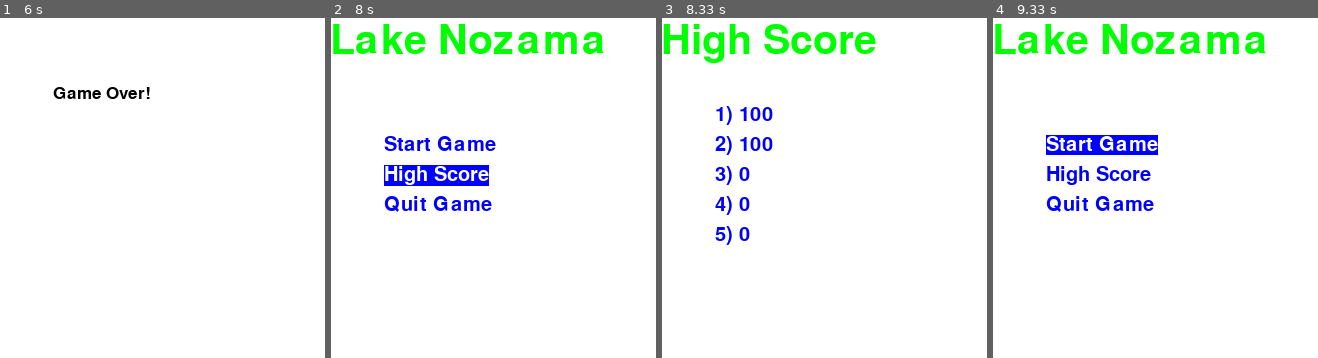
Above: before the commit, frames 1-4 (left to right).
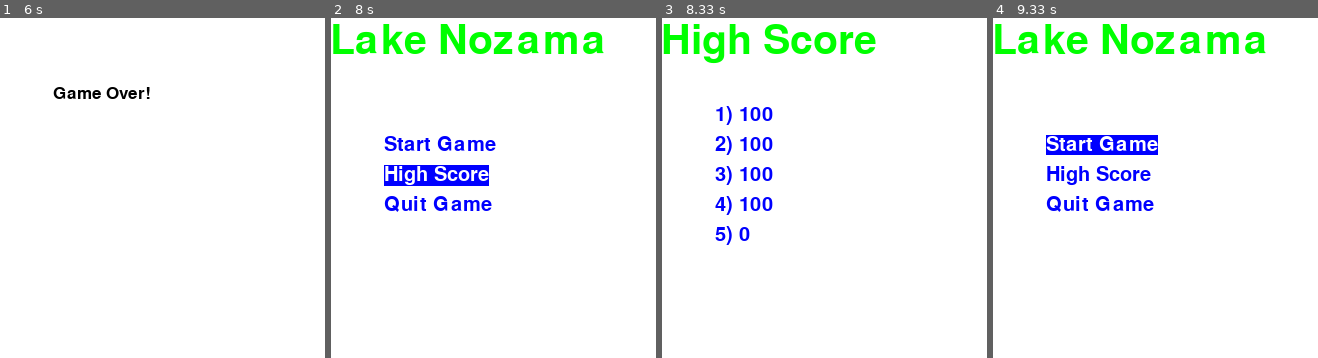
Above: after the commit, the same moments.

Repository: SumuduKMadushanka/Lake_Nozama_pygame_Game
Game: pygame game, started from Lake_Nozama.py
The game is run twice, just before and just after one commit, with the same random seed, the same clock (stepped at 60 frames per second) and the same inputs.
Inputs:
- Up to frame 1 (6 s): tap Enter at 0.33 s; hold Up 0.67-1.13 s
- Up to frame 2 (8 s): hold Down 7.65-7.95 s; tap Enter at 7.98 s
- Up to frame 3 (8.33 s): tap Enter at 8.32 s
- Up to frame 4 (9.33 s): hold Up 8.65-9.02 s; hold Down from 9.05 s (still down)
The pictures show only the part of the screen within x 25-75%, y 23-73%; the shares and areas given below are measured in that part.

Frames 1-2 are identical in both runs. In frame 3, 0.6% of the frame differs, in the area x 23-35%, y 43-57%; in frame 4, nothing differs.

Commit message:
Change Display Functions

Diff:
--- a/display_functions.py
+++ b/display_functions.py
@@ -88,16 +88,16 @@
     pygame.display.update()
 
 # Display pop up messages
-def display_special_messages(msg):
+def display_popup_messages(msg):
     dis.fill(white)
     message(dis, head_font_size, msg, black, white, width//3, height//3)
     pygame.display.update()
     sleep(1)
     pygame.event.clear()
 
-# Display Normal messages (In a given block)
-def display_normal_messages(msg, x, y):
-    message(dis, normal_font_size, msg, black, white, x, y)
+# Display map objects in given location box
+def display_map_objects(obj, x, y):
+    message(dis, normal_font_size, obj, black, white, x, y)
     pygame.display.update()
 
 # Quit pygame
--- a/fish.py
+++ b/fish.py
@@ -1,7 +1,7 @@
 ## Created by : Sumudu Madushanka
 ## Last update : 8/16/2020
 
-from display_functions import display_special_messages
+from display_functions import display_popup_messages
 
 class Fish:
     def __init__(self, name):
@@ -23,7 +23,7 @@
     def stealBinocular(self, player):
         if player.hasBinocular():
             player.stolenBinocular()
-            display_special_messages(f"Theif Fish stole {player.getName()}\'s Binocular")
+            display_popup_messages(f"Theif Fish stole {player.getName()}\'s Binocular")
 
     def attack(self, player):
         self.stealBinocular(player)
@@ -34,7 +34,7 @@
 
     def eatFins(self, player):
         player.eatenFins()
-        display_special_messages(f"Rubber Eating Fish ate {player.getName()}\'s Fins")
+        display_popup_messages(f"Rubber Eating Fish ate {player.getName()}\'s Fins")
 
     def attack(self, player):
         self.eatFins(player)
@@ -49,7 +49,7 @@
 
     def attack(self, player):
         player.attacked(self.__damage)
-        display_special_messages(f"Danger Fish attacked {player.getName()}")
+        display_popup_messages(f"Danger Fish attacked {player.getName()}")
 
 class KillerFish(Fish):
     def __init__(self):
@@ -60,4 +60,4 @@
 
     def attack(self, player):
         self.kill(player)
-        display_special_messages(f"Killer Fish killed {player.getName()}")
+        display_popup_messages(f"Killer Fish killed {player.getName()}")
--- a/flower.py
+++ b/flower.py
@@ -1,7 +1,7 @@
 ## Created by : Sumudu Madushanka
 ## Last update : 8/16/2020
 
-from display_functions import display_special_messages
+from display_functions import display_popup_messages
 
 class Flower:
     def __init__(self, name):
@@ -37,7 +37,7 @@
 
     def attack(self, player):
         player.attacked(self.__damage)
-        display_special_messages(f"Danger Flower attacked {player.getName()}")
+        display_popup_messages(f"Danger Flower attacked {player.getName()}")
 
 class KillerFlower(Flower):
     def __init__(self):
@@ -48,4 +48,4 @@
 
     def attack(self, player):
         self.kill(player)
-        display_special_messages(f"Killer Flower killed {player.getName()}")
+        display_popup_messages(f"Killer Flower killed {player.getName()}")
--- a/game_functions.py
+++ b/game_functions.py
@@ -8,7 +8,7 @@
 from flower import Flower, LotusFlower, DangerFlower, KillerFlower
 from fish import Fish, TheifFish, RubberEatingFish, DangerFish, KillerFish
 from player import Player
-from display_functions import display_high_score, draw_initial_display, display_normal_messages, display_special_messages
+from display_functions import display_high_score, draw_initial_display, display_map_objects, display_popup_messages
 from time import sleep
 from random import randint
 
@@ -128,9 +128,9 @@
             break
 
     if place < 6:
-        display_special_messages(f"High score: {score}")
+        display_popup_messages(f"High score: {score}")
     else:
-        display_special_messages(f"Your score: {score}")
+        display_popup_messages(f"Your score: {score}")
 
     high_score_file = open(score_file_name, "w")
     json.dump(high_score_dict, high_score_file, indent = 4)
@@ -220,16 +220,16 @@
                 has_lotus = player_1.useBinocular()
                 for key in around.keys():
                     if has_lotus[key]:
-                        display_normal_messages(f"{MAP.getCordinate(around[key][0], around[key][1]).getObject().getName()}", (block_size * around[key][0]) + 20, (block_size * (len_y - around[key][1] - 1)) + 5 + 30)
+                        display_map_objects(f"{MAP.getCordinate(around[key][0], around[key][1]).getObject().getName()}", (block_size * around[key][0]) + 20, (block_size * (len_y - around[key][1] - 1)) + 5 + 30)
 
             if not (MAP.getCordinate(tr_x, tr_y).hasObject() and isinstance(MAP.getCordinate(tr_x, tr_y).getObject(), Treasure)):
                 game_over = True
             elif player_1.getHealth() == 0:
-                display_special_messages(f"{player_1.getName()} Died")
+                display_popup_messages(f"{player_1.getName()} Died")
                 draw_initial_display(MAP, player_1, len_x, len_y, discoverd)
                 game_over = True
             elif player_1.hasFins() == False:
-                display_special_messages(f"{player_1.getName()} Lost his Fins")
+                display_popup_messages(f"{player_1.getName()} Lost his Fins")
                 draw_initial_display(MAP, player_1, len_x, len_y, discoverd)
                 game_over = True
             cell_updated = True
@@ -239,9 +239,9 @@
     for i in range(len_x):
         for j in range(len_y):
             if MAP.getCordinate(i, j).hasObject():
-                display_normal_messages(f"{MAP.getCordinate(i, j).getObject().getName()}", (block_size * i) + 20, (block_size * (len_y - j - 1)) + 5 + 30)
+                display_map_objects(f"{MAP.getCordinate(i, j).getObject().getName()}", (block_size * i) + 20, (block_size * (len_y - j - 1)) + 5 + 30)
     sleep(quiting_time)
     if player_1.hasTreasure():
         score = player_1.getHealth()
         update_high_score(score)
-    display_special_messages(f"Game Over!")
+    display_popup_messages(f"Game Over!")
--- a/high_score.json
+++ b/high_score.json
@@ -2,8 +2,8 @@
     "high score": [
         100,
         100,
-        0,
-        0,
+        100,
+        100,
         0
     ]
 }
--- a/player.py
+++ b/player.py
@@ -3,7 +3,7 @@
 
 from instrument import Fin, Binocular
 from flower import LotusFlower
-from display_functions import display_special_messages
+from display_functions import display_popup_messages
 
 class Player:
     __map = None
@@ -90,7 +90,7 @@
             petal_taken = min(100 - self.__health, lotus_flower.getPetals())
             self.__health += petal_taken
             lotus_flower.pluckPetals(petal_taken)
-            display_special_messages(f"{self.getName()} pluck {petal_taken} Lotus Petals")
+            display_popup_messages(f"{self.getName()} pluck {petal_taken} Lotus Petals")
 
     def useBinocular(self):
         return self.__binocular.serchAround(Player.__map, self.__cordinate)
--- a/treasure.py
+++ b/treasure.py
@@ -1,7 +1,7 @@
 ## Created by : Sumudu Madushanka
 ## Last update : 8/16/2020
 
-from display_functions import display_special_messages
+from display_functions import display_popup_messages
 
 class Treasure:
     def __init__(self):
@@ -20,8 +20,8 @@
     def takenTreasure(self, winner):
         self.__winner = winner
         self.__cordinate.removeObject()
-        display_special_messages(f"{self.__winner.getName()} take the Treasure")
-        display_special_messages(f"{self.__winner.getName()} Won the Game")
+        display_popup_messages(f"{self.__winner.getName()} take the Treasure")
+        display_popup_messages(f"{self.__winner.getName()} Won the Game")
 
     def getWinner(self):
         return self.__winner
